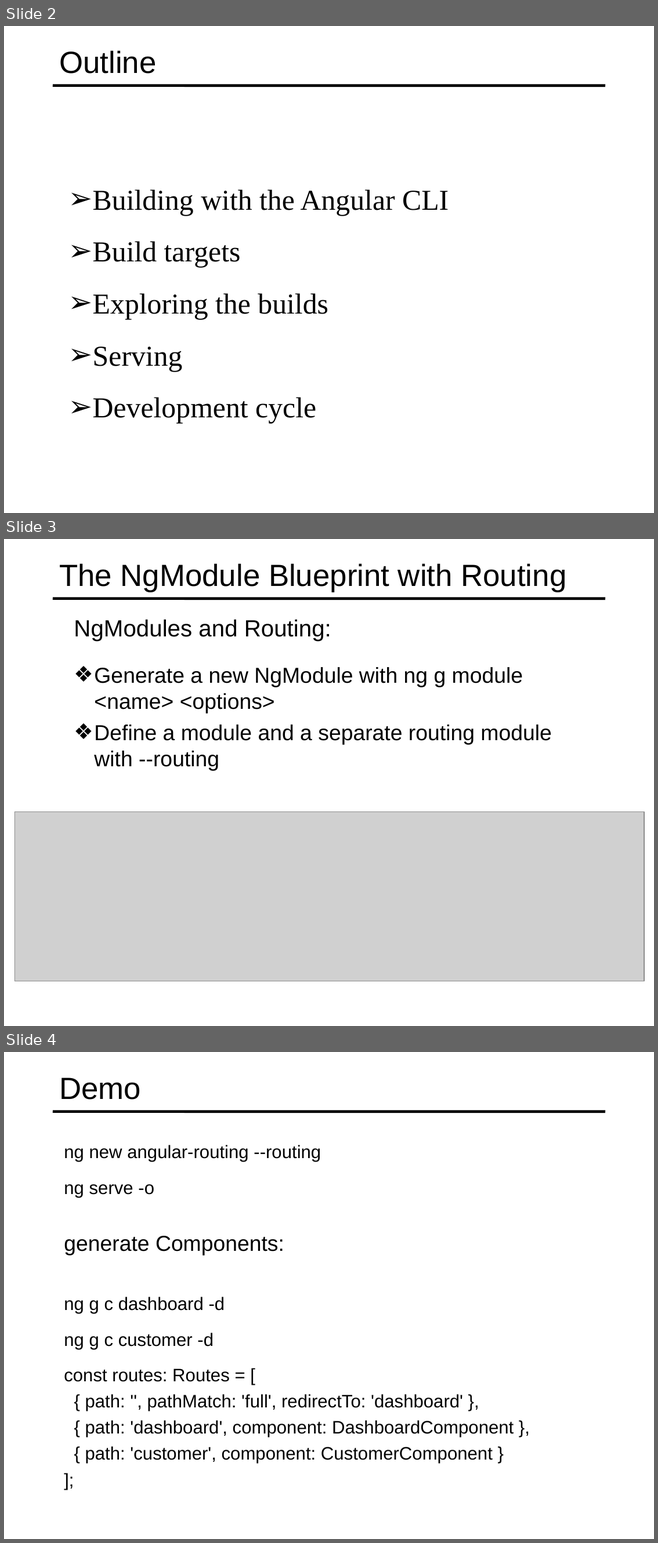
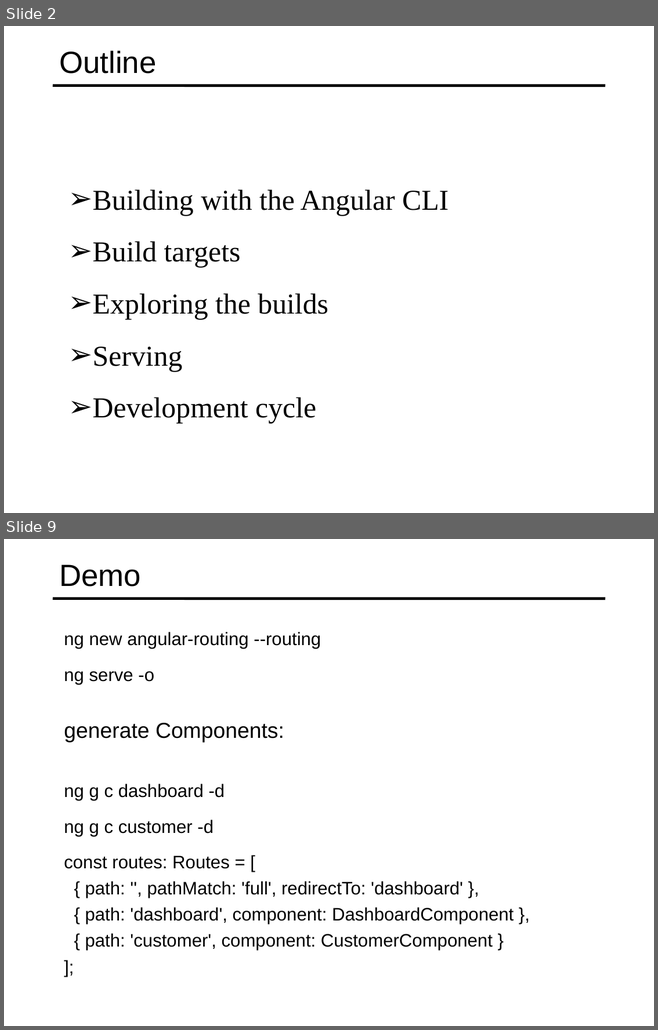
Before and after one commit to specter01wj/Jago_Link_Training, a slide deck: Angular/Angular7/Angular CLI/6.Building and Serving/L6_Building and Serving.ppt. Shown one above the other, each under a label of ours: slides 2, 3 and 4 before the commit, slides 2 and 9 after it; the slides between them are not shown. The pictures are 658x1543 and 658x1030 pixels, drawn with LibreOffice and Linux fonts; fonts in the diff are those of the drawing; grey boxes stand for pictures. Boxes give left, top, right and bottom in pixels: in the first picture for what was removed or moved away, otherwise in the second. Text is boxed around its words. In the diff, an @@ line names an element or a change of style, - is before the commit and + after.

Commit message:
09/05/2019 v1

```diff
--- a/Angular/Angular7/Angular CLI/6.Building and Serving/L6_Building and Serving.ppt
+++ b/Angular/Angular7/Angular CLI/6.Building and Serving/L6_Building and Serving.ppt
@@ slide 3 removed at [4,539,654,1026], background #FFFFFF; not listed: 1 template element that a slide beside it also shows @@
@@ title removed at [59,563,566,592] @@
-The NgModule Blueprint with Routing
@@ text removed at [74,619,331,641] @@
-  NgModules and Routing:
@@ text removed at [94,667,551,770] @@
-  ❖ Generate a new NgModule with ng g module <name> <options>
-  ❖ Define a module and a separate routing module with --routing
@@ picture removed at [14,812,643,982] @@
@@ what was slide 4 is now slide 9 @@
```
Also in this commit, not shown: 6 slides added.
